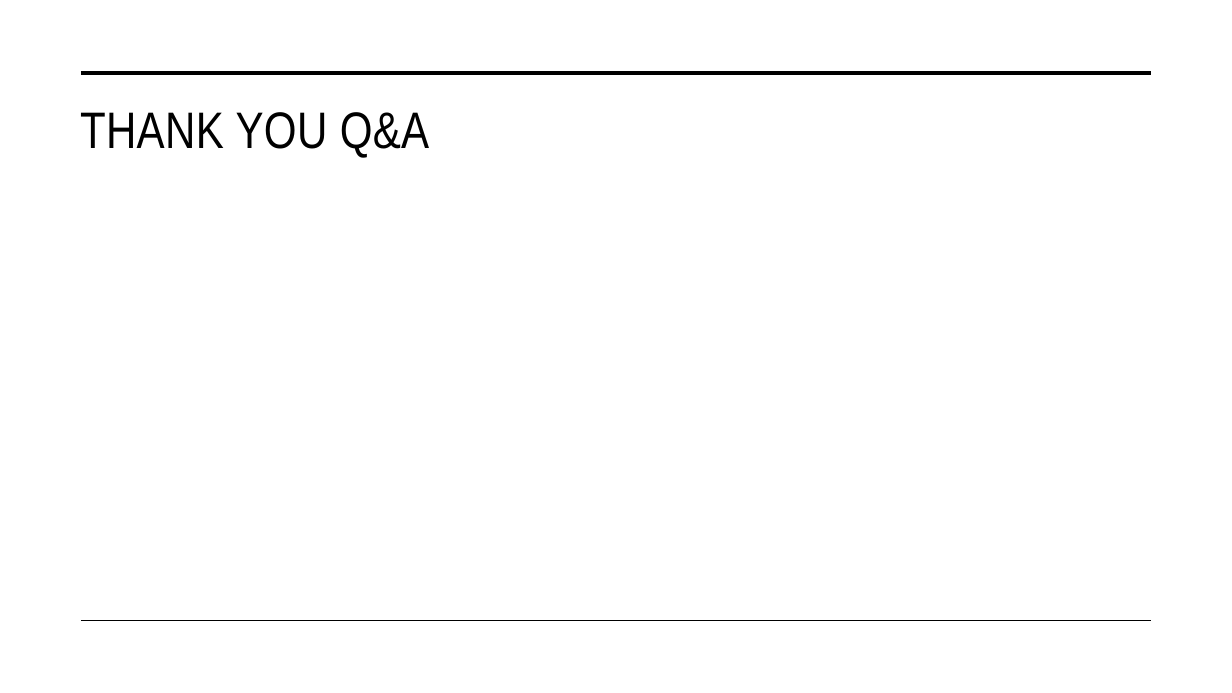
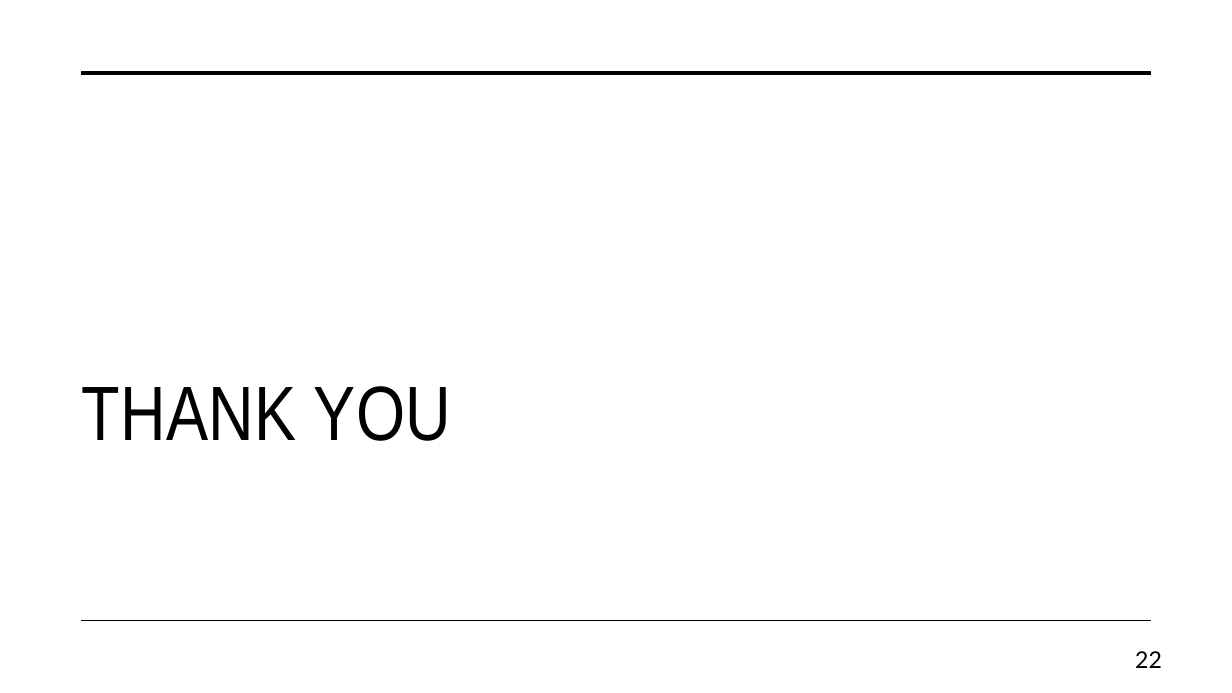
Before and after one commit to WiiLife/XAI_project, a slide deck: slide 22 of Trustworthy Autonomous Systems.pptx (slide 19 before the commit). Drawn at 1232x693 pixels with LibreOffice and Linux fonts; fonts in the diff are those of the drawing. Boxes give left, top, right and bottom in pixels: in the first picture for what was removed or moved away, otherwise in the second. Text is boxed around its words. In the diff, an @@ line names an element or a change of style, - is before the commit and + after.

```diff
--- a/Trustworthy Autonomous Systems.pptx
+++ b/Trustworthy Autonomous Systems.pptx
@@ title "THANK YOU" at (82,386,451,441): vertical alignment top to bottom @@
@@ title at (82,386,451,441): text changed; size 40 to 60 pt @@
-THANK YOU Q&A
+THANK YOU
@@ page number added at (1135,651,1162,668), 18 pt, text #000000 @@
+22
```
Also in this commit, not shown: 17 other slides changed, 4 slides added, 1 slide removed, 2 other files.
